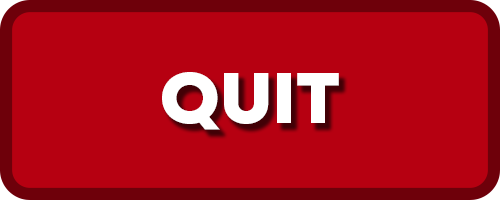
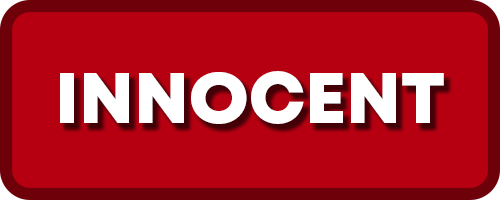
Comparing the layer stacks of the two (500, 200) images. Changes:
renamed "QUIT" to "INNOCENT", painted on it over [60, 71, 444, 130]
